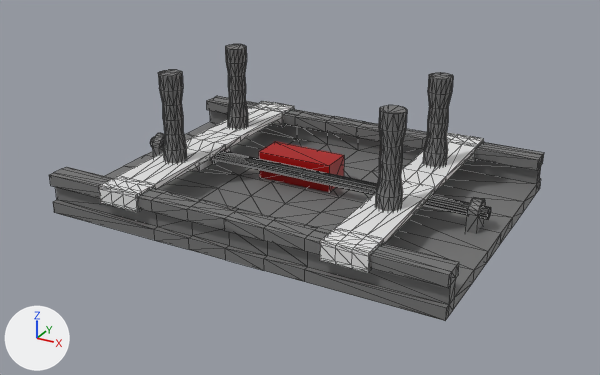
The COLLADA model modelos/modelado efector.dae as it was, and as the next commit left it.
One viewpoint serves both versions: a camera (50 mm lens) standing at (0.636, -1.173, 0.639) and looking at (0.006, -0.028, 0.066). Every picture has the same lights, and +X, +Y and +Z are marked at lower left. Mesh edges are drawn as thin lines.

The first picture shows 'base', 'linkL', 'linkR'.
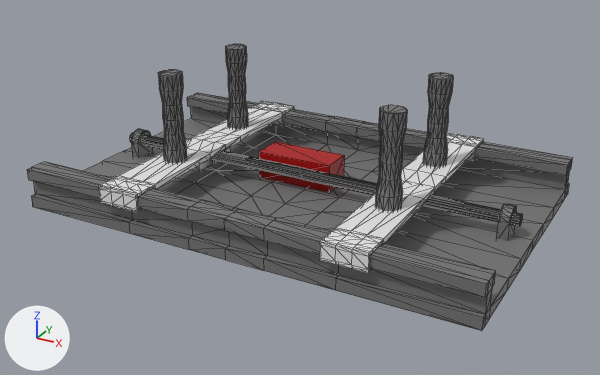
Commit message: alargado efector

Location of each change, (x1, y1, x2, y2) in pixels of the pictures (600 x 375 px; the box of a moved part takes in the faces that stretch with it):
'base', reshaped (10% wider): before (49, 96, 544, 321); after (27, 93, 573, 331)
part 1 of me_plane_001, moved or reshaped: before (150, 137, 491, 219); after (130, 133, 523, 226)
part 2 of me_plane_001, moved or reshaped: before (466, 197, 486, 234); after (497, 204, 517, 241)
part 3 of me_plane_001, moved or reshaped: before (152, 133, 165, 157); after (131, 129, 152, 158)
part 4 of me_plane_001, moved or reshaped: before (263, 129, 427, 282); after (263, 129, 427, 290)
part 5 of me_plane_001, moved or reshaped: before (304, 136, 544, 321); after (335, 142, 573, 331)
part 6 of me_plane_001, moved or reshaped: before (49, 96, 334, 250); after (27, 93, 334, 250)

The change, as a list of edits to the scene's bpy script:
```text
Change me_plane_001:
    where me_plane_001.from_pydata(...)  # 422 vertices, 832 faces; spans x -0.35..0.35, y -0.25..0.25, z 0.0..0.1
    used by ob_base; location = (0.0, 0.0, 0.0)
    me_plane_001 part 1: the loose piece of 48 vertices spanning x -0.329..0.329, y -0.01..0.01, z 0.07..0.09 is scaled about its middle by (1.15, 1, 1)
    me_plane_001 part 2: the loose piece of 22 vertices spanning x 0.299..0.316, y -0.02..0.02, z 0.044..0.1 is moved by (0.05, 0.0, 0.0)
    me_plane_001 part 3: the loose piece of 22 vertices spanning x -0.316..-0.299, y -0.02..0.02, z 0.044..0.1 is moved by (-0.05, 0.0, 0.0)
    me_plane_001 part 4: all 38 vertices in x 0.136..0.145, y -0.25..0.25, z 0.03..0.1 are moved by (0.05, 0.0, 0.0)
    me_plane_001 part 5: all 38 vertices in x 0.35, y -0.25..0.25, z 0.03..0.1 are moved by (0.05, 0.0, 0.0)
    me_plane_001 part 6: all 38 vertices in x -0.145..-0.136, y -0.25..0.25, z 0.03..0.1 are moved by (-0.05, 0.0, 0.0)
```
